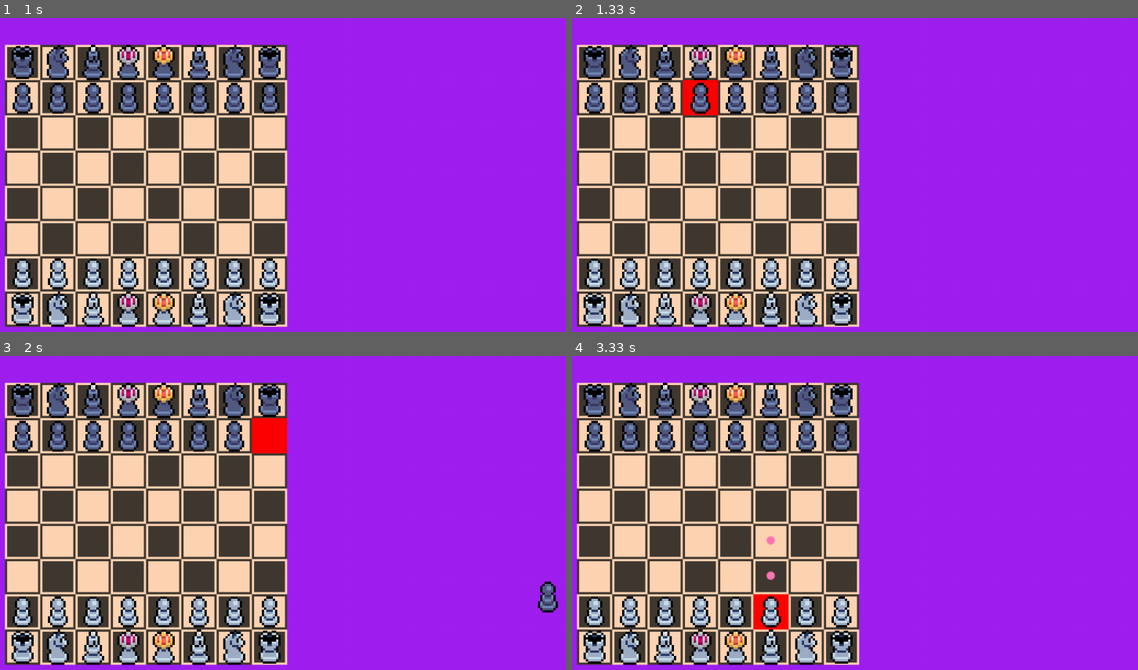
Above: before the commit, frames 1-4 (two rows, left to right).
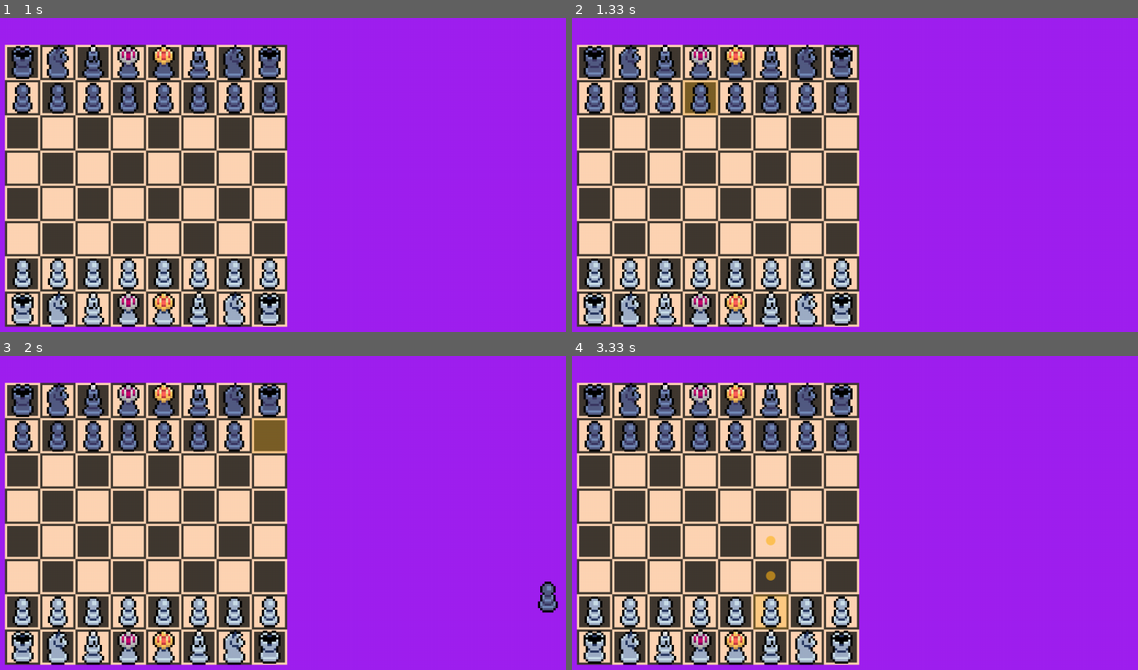
Above: after the commit, the same moments.

Repository: hristokn/Python-Chess
Game: pygame game, started from main.py
Same seed, same stepped clock (60 frames per second), same inputs: the game is played once before the commit and once after it.
Inputs (mouse positions are in pixels of both pictures, inside the frame that each line leads up to):
- Up to frame 1 (1 s): press the mouse at (135, 168) at 0.37 s; move the mouse to (254, 206) at 0.47 s; release the mouse at (373, 244) at 0.6 s; click (84, 247) at 0.72 s
- Up to frame 2 (1.33 s): click (707, 96) at 1.05 s
- Up to frame 3 (2 s): click (277, 443) at 1.38 s; press the mouse at (277, 443) at 1.7 s; move the mouse to (413, 519) at 1.8 s; release the mouse at (549, 597) at 1.93 s
- Up to frame 4 (3.33 s): click (645, 538) at 2.05 s; click (1121, 572) at 2.38 s; click (707, 566) at 2.72 s; click (770, 607) at 3.05 s

Frame 1 is identical in both runs. In frame 2, 0.5% of the frame differs, in the area x 19-26%, y 19-32%; in frame 3, 0.7%, in the area x 44-51%, y 19-32%; in frame 4, 0.6%.

Commit message:
prettier icons for selecting and moving

Diff:
--- a/chess_controller.py
+++ b/chess_controller.py
@@ -13,15 +13,14 @@
         Drawable.__init__(self, x1, y1, image_library, sq_img_str)
         self.square = square
         self.move_image = 'valid_move'
+        self.selected_square_image = 'selected_square'
         self.selected = False
         self.has_move = False
 
     def draw(self, surface: Surface):
         Drawable.draw(self, surface)
         if self.selected:
-            block = Surface((SQUARE_SIZE,SQUARE_SIZE))
-            block.fill((255,0,0,100))
-            surface.blit(block, (self.draw_x1,self.draw_y1))
+            surface.blit(self.image_library[self.selected_square_image], (self.draw_x1,self.draw_y1))
         if self.has_move:
             surface.blit(self.image_library[self.move_image], (self.draw_x1,self.draw_y1))
 
--- a/drawing.py
+++ b/drawing.py
@@ -23,7 +23,8 @@
         'white_king': 'images/white_king.png',
         'white_queen': 'images/white_queen.png',
         'valid_move': 'images/valid_move.png',
-        'valid_take': 'images/take.png'
+        'valid_take': 'images/take.png',
+        'selected_square': 'images/selected.png',
         }
 
 class ImageLibrary:
Binary file added: images/selected.png
Binary file changed: images/take.png
Binary file changed: images/valid_move.png
